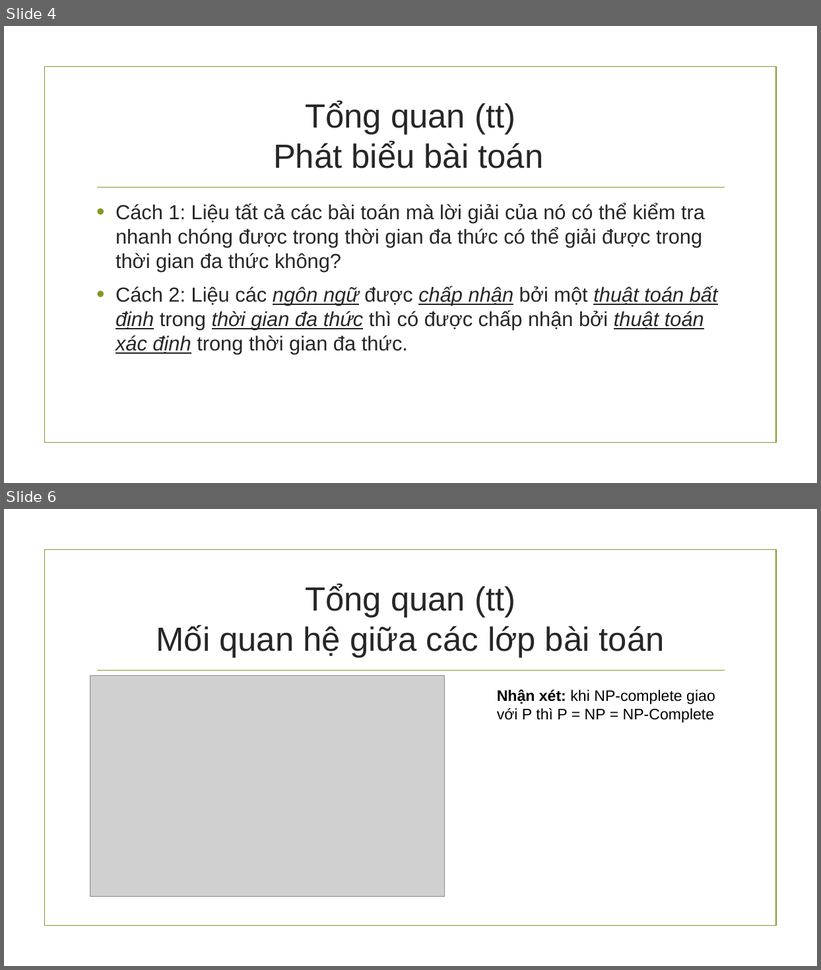
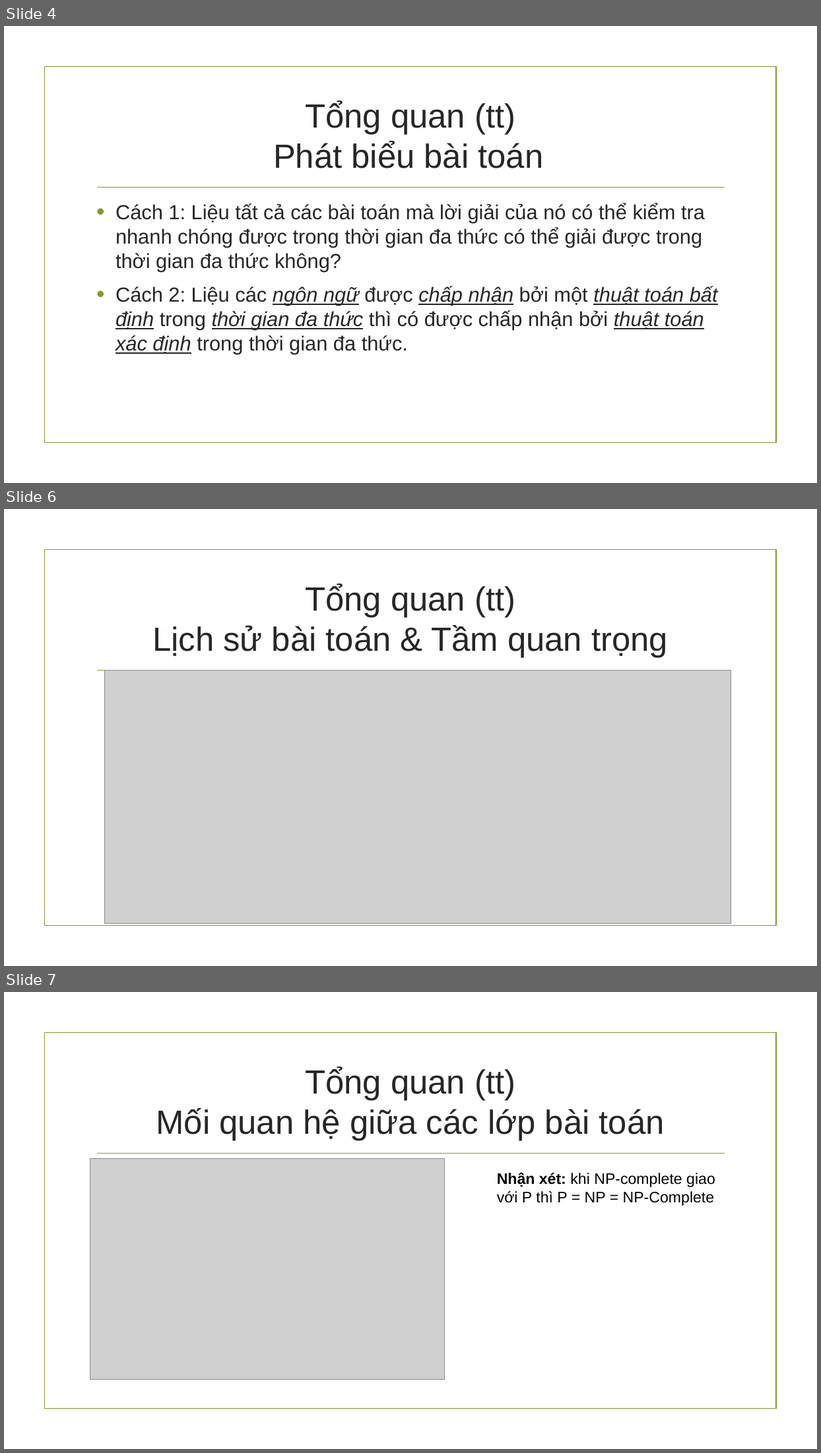
Before and after one commit to hungnguyen0606/PvsNP, a slide deck: Báo cáo đồ án cuối kì.pptx. Shown one above the other, each under a label of ours: slides 4 and 6 before the commit, slides 4, 6 and 7 after it; the slides between them are not shown. The pictures are 821x970 and 821x1453 pixels, drawn with LibreOffice and Linux fonts; fonts in the diff are those of the drawing; grey boxes stand for pictures; background and template pictures are left out. Boxes give left, top, right and bottom in pixels: in the first picture for what was removed or moved away, otherwise in the second. Text is boxed around its words. In the diff, an @@ line names an element or a change of style, - is before the commit and + after.

```diff
--- a/Báo cáo đồ án cuối kì.pptx
+++ b/Báo cáo đồ án cuối kì.pptx
@@ slide 6 added at [4,509,817,966], background picture (left out); not listed: 2 template elements that a slide beside it also shows @@
@@ title added at [152,584,668,658], 39.6 pt, text #262626 @@
+Tổng quan (tt)
+Lịch sử bài toán & Tầm quan trọng
@@ picture added at [104,671,731,923] @@
@@ what was slide 6 is now slide 7 @@
```
Also in this commit, not shown: 1 slide changed, 3 other files.
